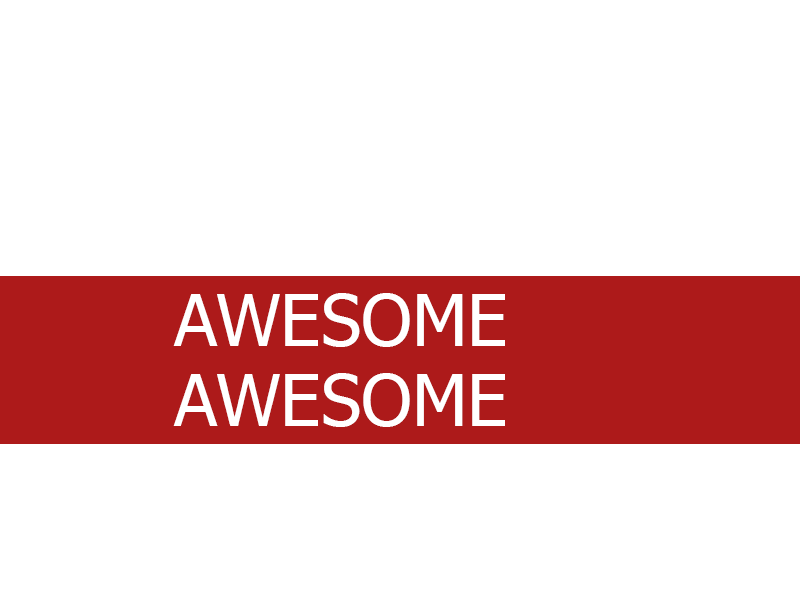
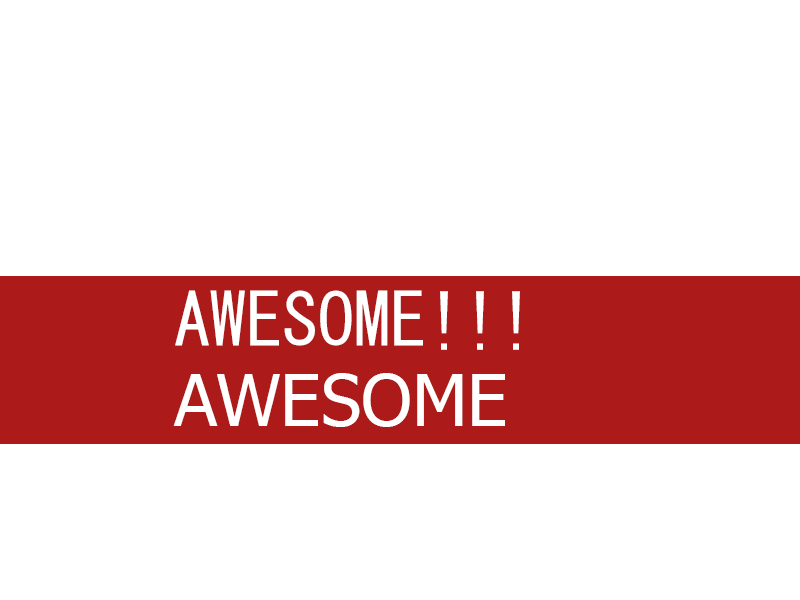
Layer changes from the first 800×600 image to the second:
painted on "TEXT_TO_TRANSLATE" over [173, 290, 520, 350]
